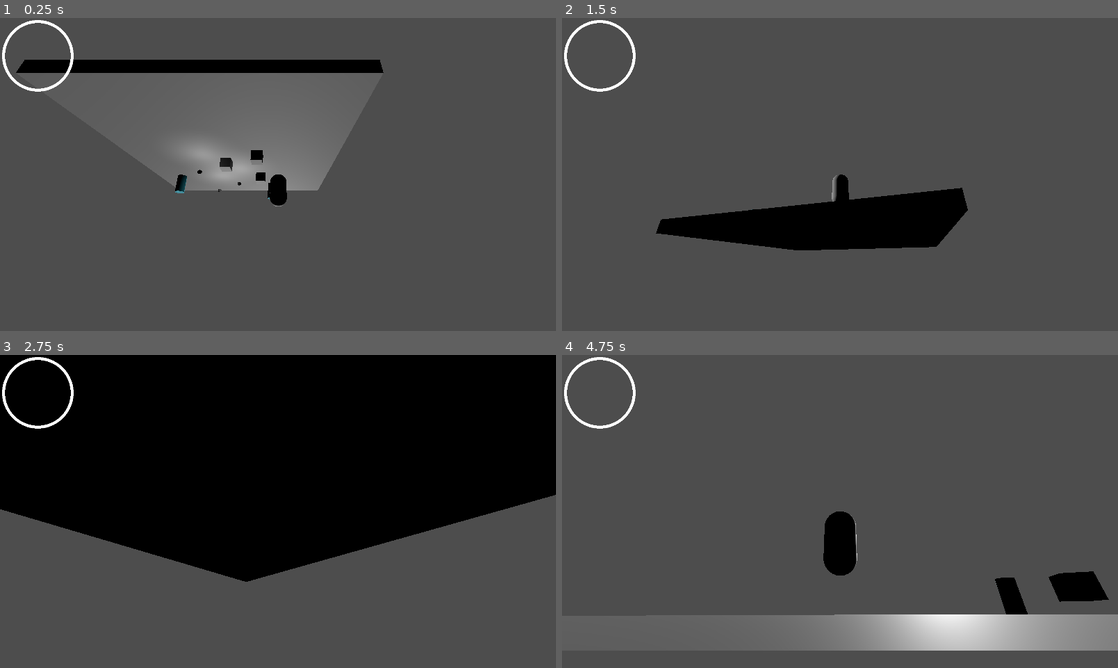
Above: before the commit, frames 1-4 (two rows, left to right).
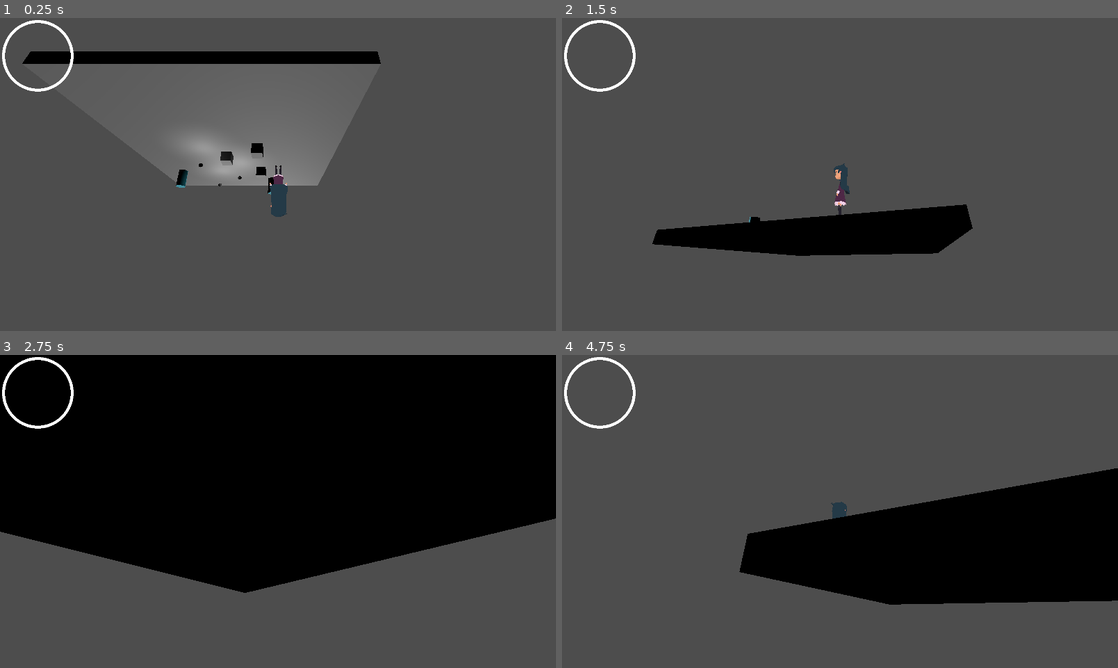
Above: after the commit, the same moments.

Repository: NaxeCode/Constellara
Game: Godot game, scene res://scenes/world.tscn
Two runs of this game, one before a commit and one after it. Both use one fixed random seed, a clock stepped at 60 frames per second and the inputs below.
Inputs (mouse positions are in pixels of both pictures, inside the frame that each line leads up to):
- Up to frame 1 (0.25 s): no input
- Up to frame 2 (1.5 s): move the mouse to (867, 174) at 0.52 s; hold W (move_forward) from 0.53 s (still down); tap Q (cam_center) at 0.6, 1.35 s; tap Space (jump) at 0.77 s; move the mouse to (812, 174) at 1.27 s
- Up to frame 3 (2.75 s): keep holding W (move_forward); tap Space (jump) at 1.52 s; move the mouse to (289, 505) at 2.02 s; tap Q (cam_center) at 2.1 s
- Up to frame 4 (4.75 s): keep holding W (move_forward); move the mouse to (834, 517) at 2.77 s; tap Q (cam_center) at 2.85, 3.6, 4.35 s; tap Space (jump) at 3.02, 3.77, 4.52 s; move the mouse to (878, 514) at 3.52 s; move the mouse to (795, 508) at 4.27 s

The runs differ from the first frame. In frame 1, 4.8% of the frame differs, in the area x 2-69%, y 10-64%; in frame 2, 4.1%; in frame 3, 5.5%; in frame 4, 26%, in the area x 28-100%, y 36-95%.

Commit message:
Added low poly girl model main char

Diff:
--- a/scenes/player/player.gd
+++ b/scenes/player/player.gd
@@ -12,7 +12,7 @@
 	var input_2d = Input.get_vector("move_left", "move_right", "move_forward", "move_back")
 
 	#2) Convert to world-space based on the player's orientation
-	var cam_basis = $Pivot.global_transform.basis  # path to your Pivot
+	var cam_basis = $Sketchfab_Scene/Pivot.global_transform.basis  # path to your Pivot
 	var direction = (cam_basis * Vector3(input_2d.x, 0, input_2d.y)).normalized()
 	direction.y = 0               # flatten (camera is tilted)
 	direction = direction.normalized()
--- a/scenes/player/player.tscn
+++ b/scenes/player/player.tscn
@@ -2,28 +2,29 @@
 
 [ext_resource type="Script" uid="uid://ccp0p4l4435n6" path="res://scenes/player/player.gd" id="1_8afob"]
 [ext_resource type="Script" uid="uid://c3qsl22rfl8el" path="res://scenes/player/pivot.gd" id="2_dovo2"]
+[ext_resource type="PackedScene" uid="uid://bnblvp6fotfly" path="res://assets/scene.gltf" id="2_gmlin"]
 
 [sub_resource type="CapsuleShape3D" id="CapsuleShape3D_x7p2l"]
-
-[sub_resource type="CapsuleMesh" id="CapsuleMesh_8afob"]
+radius = 0.3
+height = 4.0
 
 [node name="Player" type="CharacterBody3D"]
 script = ExtResource("1_8afob")
 
-[node name="CollisionShape3D" type="CollisionShape3D" parent="."]
-shape = SubResource("CapsuleShape3D_x7p2l")
+[node name="Sketchfab_Scene" parent="." instance=ExtResource("2_gmlin")]
+transform = Transform3D(1, 0, 0, 0, 1, 0, 0, 0, 1, 0, 0.69427, 0)
 
-[node name="MeshInstance3D" type="MeshInstance3D" parent="."]
-mesh = SubResource("CapsuleMesh_8afob")
-skeleton = NodePath("../CollisionShape3D")
-
-[node name="Pivot" type="Node3D" parent="."]
+[node name="Pivot" type="Node3D" parent="Sketchfab_Scene"]
 script = ExtResource("2_dovo2")
 
-[node name="SpringArm3D" type="SpringArm3D" parent="Pivot"]
+[node name="SpringArm3D" type="SpringArm3D" parent="Sketchfab_Scene/Pivot"]
 transform = Transform3D(1, 0, 0, 0, 0.984808, 0.173648, 0, -0.173648, 0.984808, 0, 2, 6)
 spring_length = 6.0
 
-[node name="Camera3D" type="Camera3D" parent="Pivot/SpringArm3D"]
+[node name="Camera3D" type="Camera3D" parent="Sketchfab_Scene/Pivot/SpringArm3D"]
 transform = Transform3D(1, 0, 0, 0, 1, 1.49012e-08, 0, -1.49012e-08, 1, 0, 0, 0)
 current = true
+
+[node name="CollisionShape3D" type="CollisionShape3D" parent="."]
+transform = Transform3D(1, 0, 0, 0, 1, 0, 0, 0, 1, 0, 0.938771, 0)
+shape = SubResource("CapsuleShape3D_x7p2l")
Binary file added: assets/scene.bin
Not shown, added: assets/scene.gltf
Not shown, added: assets/scene.gltf.import
Binary file added: assets/textures/Material_baseColor.png
Not shown, added: assets/textures/Material_baseColor.png.import
Binary file added: assets/textures/hair_baseColor.png
Not shown, added: assets/textures/hair_baseColor.png.import
